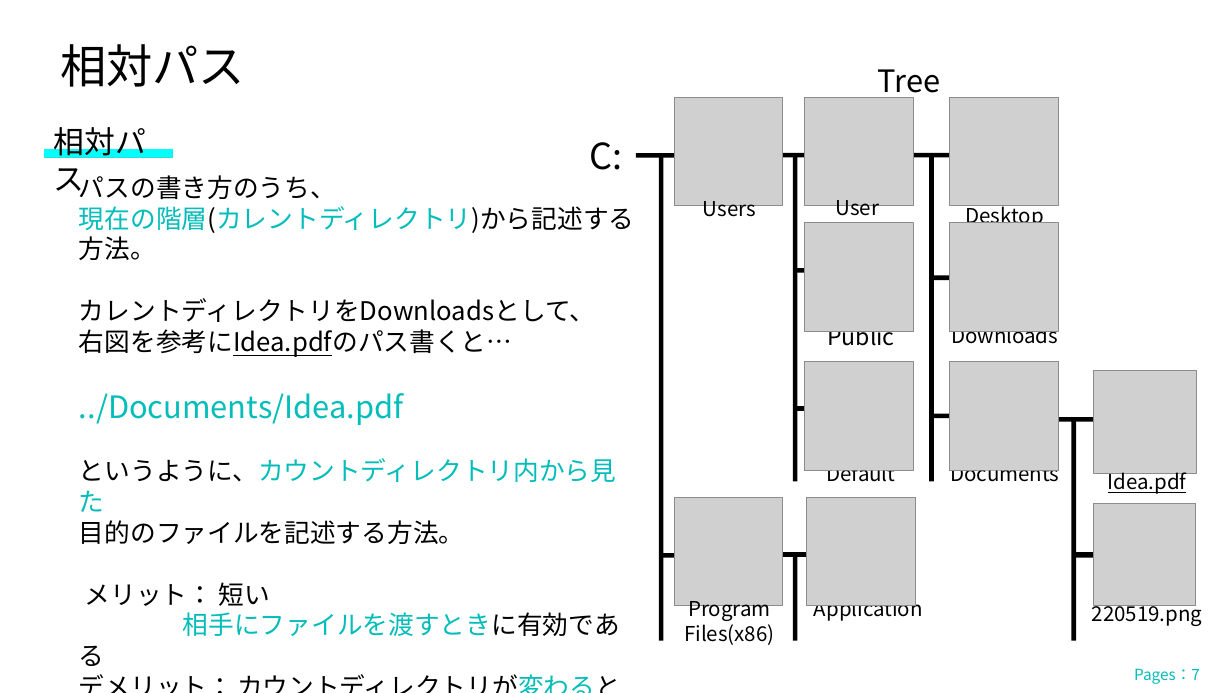
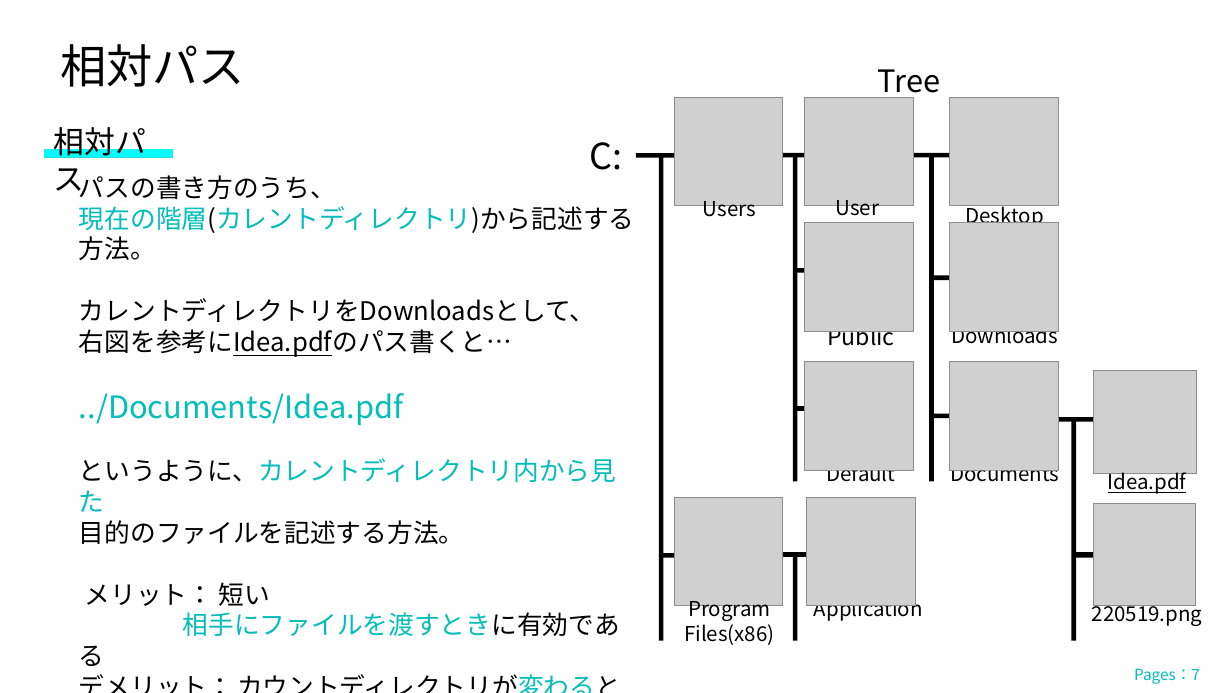
Before and after one commit to elsy0111/Robocon, a slide deck: slide 7 of 授業スライド/制御授業資料1/制御授業資料1_パスの指定.pptx. Drawn at 1232x693 pixels with LibreOffice and Linux fonts; fonts in the diff are those of the drawing; grey boxes stand for pictures; background and template pictures are left out. Boxes give left, top, right and bottom in pixels: in the first picture for what was removed or moved away, otherwise in the second. Text is boxed around its words. In the diff, an @@ line names an element or a change of style, - is before the commit and + after.

Commit message:
modify pptx

```diff
--- a/授業スライド/制御授業資料1/制御授業資料1_パスの指定.pptx
+++ b/授業スライド/制御授業資料1/制御授業資料1_パスの指定.pptx
@@ text at <box>79,458,616,512</box>: text changed @@
-というように、カウントディレクトリ内から見た
+というように、カレントディレクトリ内から見た
```
Also in this commit, not shown: 1 other slide changed, 1 other file.
